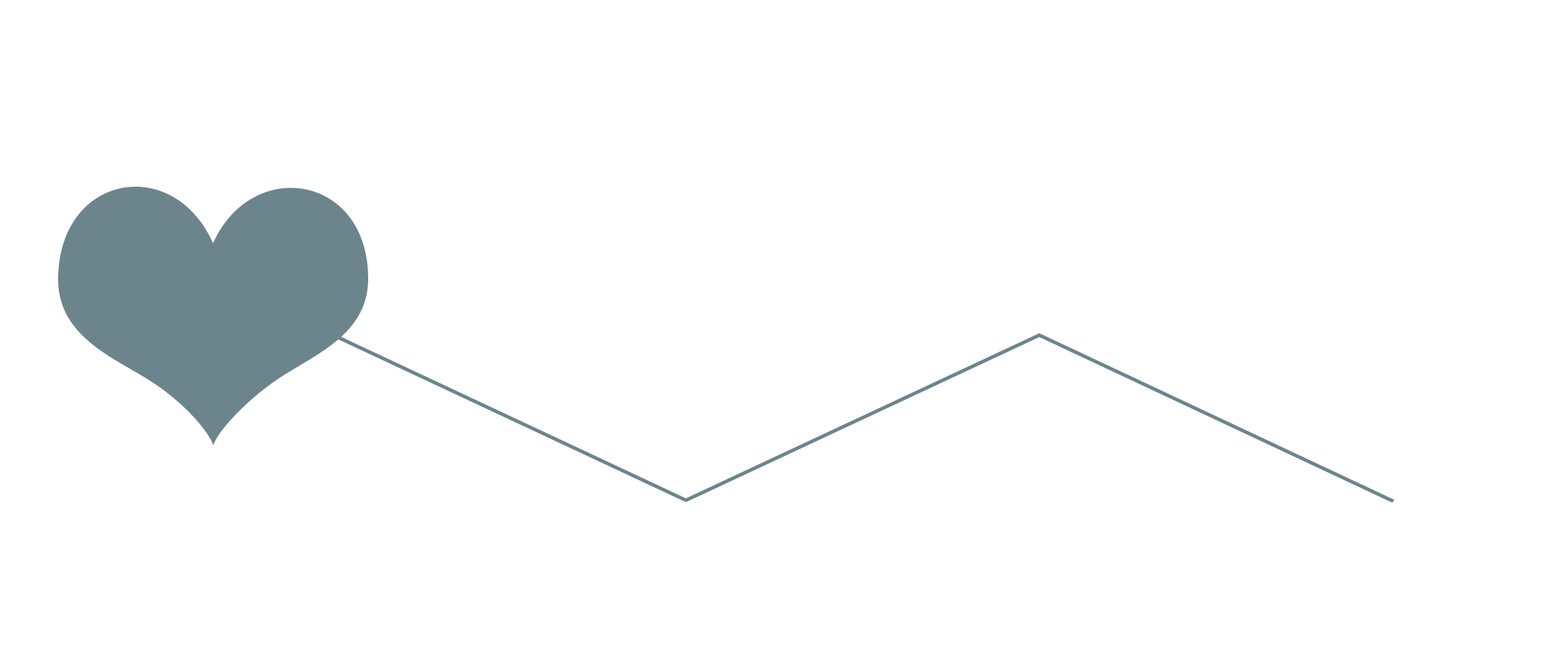
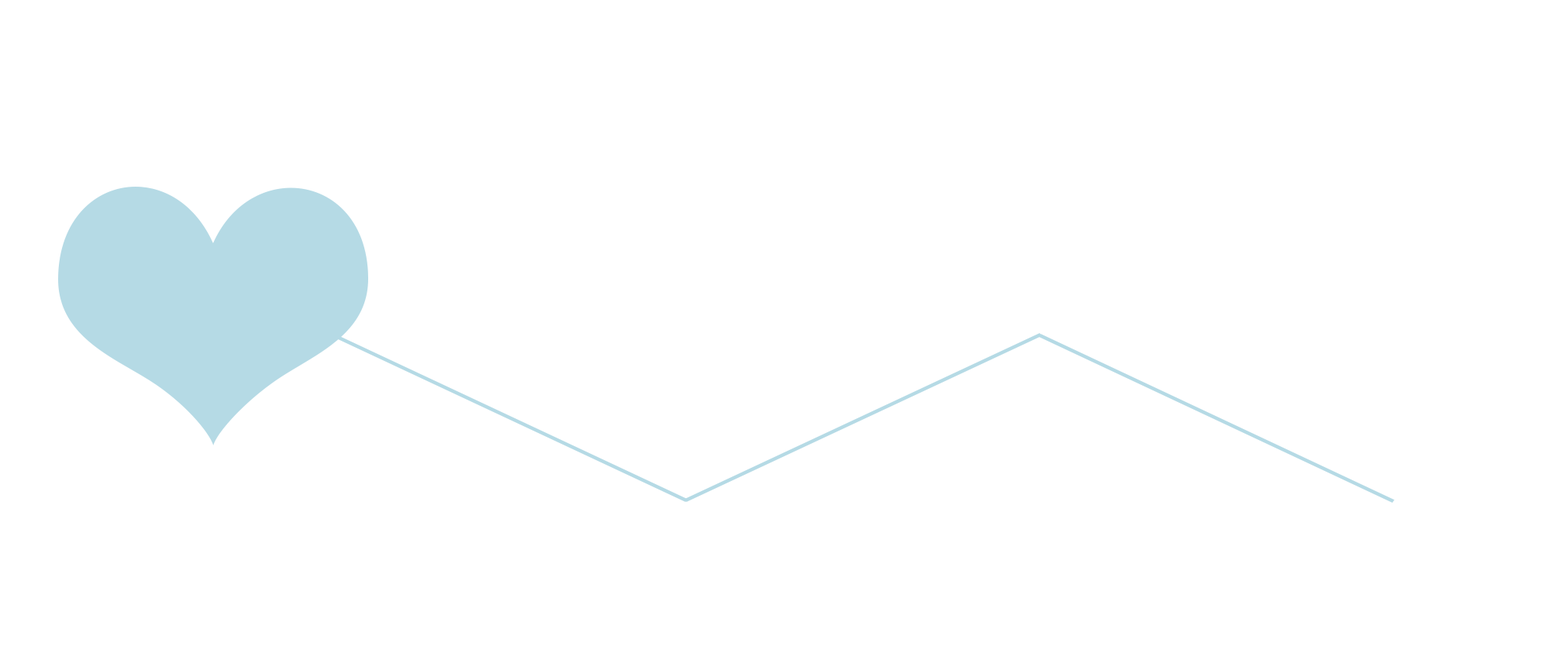
Revision of a layered (1568, 670) image; what changed, layer by layer:
painted on "Shape 2 copy" over <box>684,333,1042,503</box>
painted on "Shape 2 copy 2" over <box>1038,334,1395,504</box>
painted on "Shape 2" over <box>330,333,688,503</box>
painted on "Shape 1" over <box>58,186,369,446</box>
